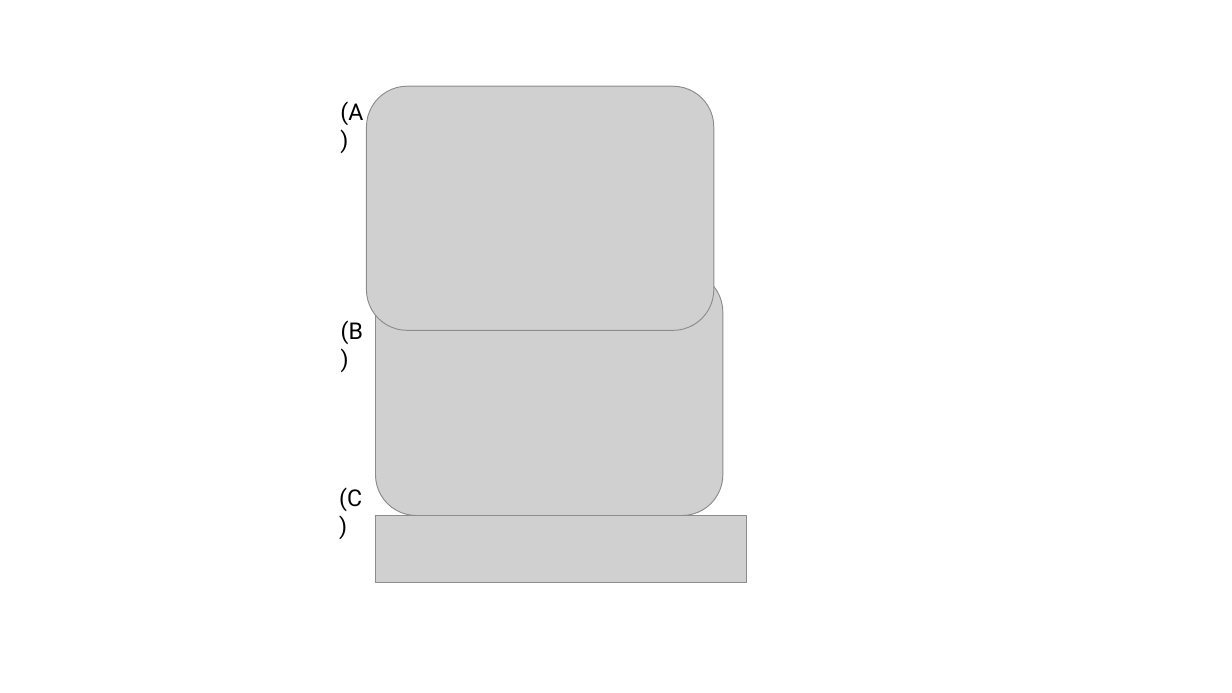
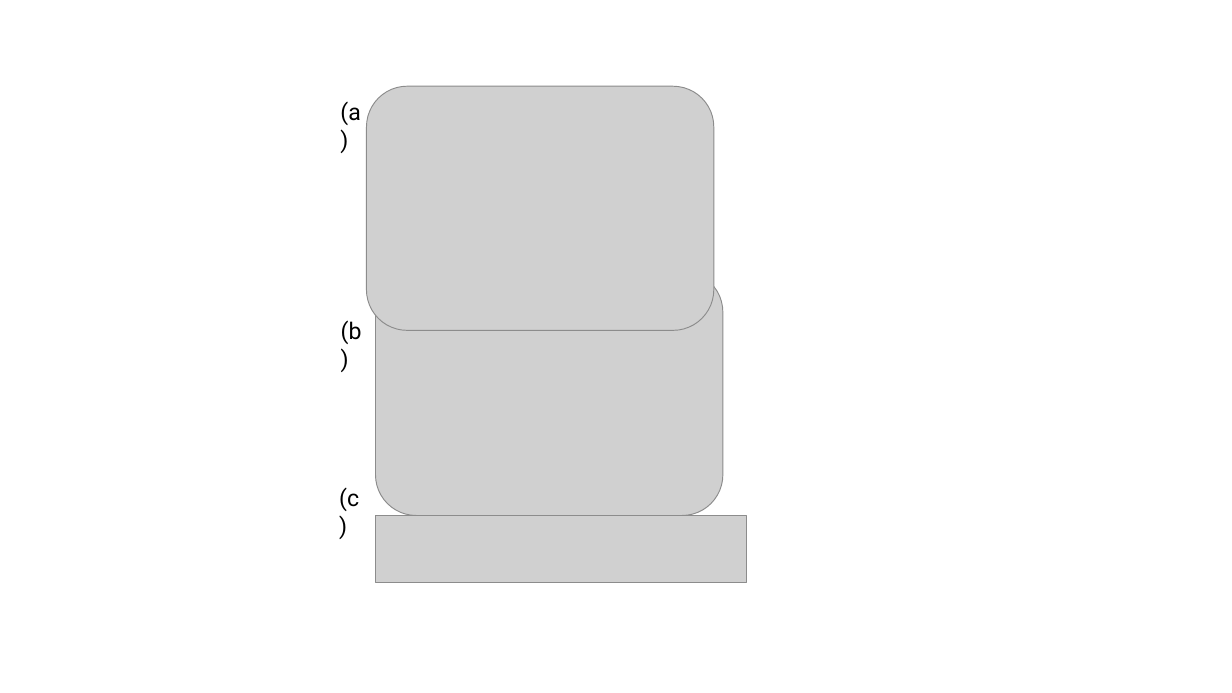
Before and after one commit to CNorthwayMedPhys/Full-Body-Flow-Model-Project, a slide deck: slide 8 of Working Documents/2026_COMPAAPM_Figures.pptx. Drawn at 1232x693 pixels with LibreOffice and Linux fonts; fonts in the diff are those of the drawing; grey boxes stand for pictures. Boxes give left, top, right and bottom in pixels: in the first picture for what was removed or moved away, otherwise in the second. Text is boxed around its words. In the diff, an @@ line names an element or a change of style, - is before the commit and + after.

```diff
--- a/Working Documents/2026_COMPAAPM_Figures.pptx
+++ b/Working Documents/2026_COMPAAPM_Figures.pptx
@@ text at box(340, 101, 360, 125): text changed @@
-(A)
+(a)
@@ text at box(341, 320, 362, 344): text changed @@
-(B)
+(b)
@@ text at box(339, 487, 359, 511): text changed @@
-(C)
+(c)
```
Also in this commit, not shown: 1 other slide changed, 18 other files.
